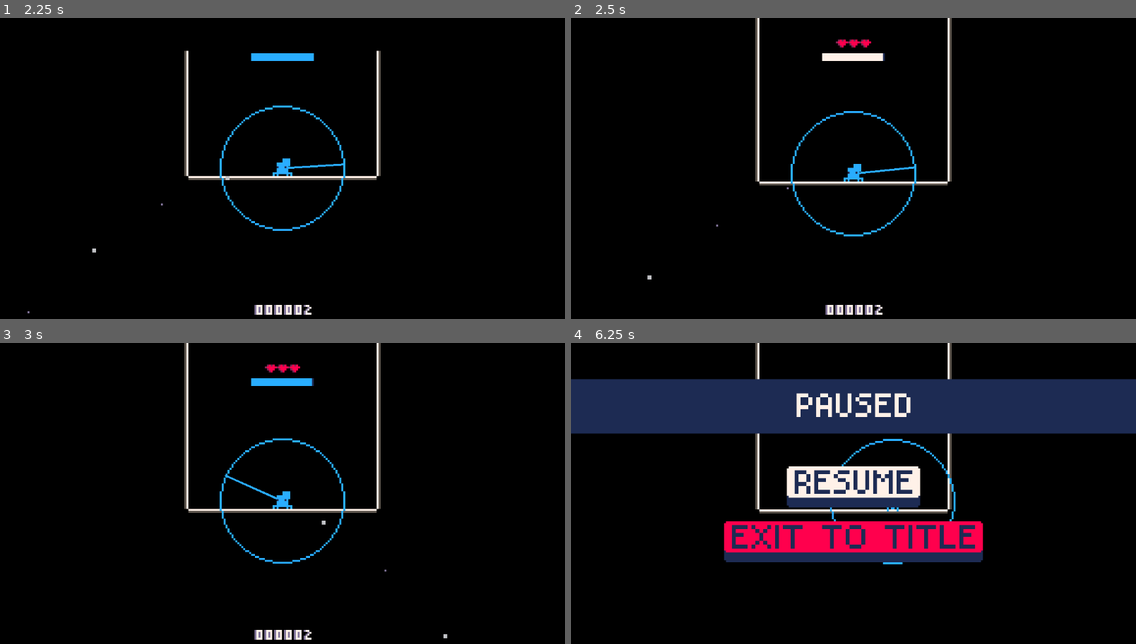
Above: before the commit, frames 1-4 (two rows, left to right).
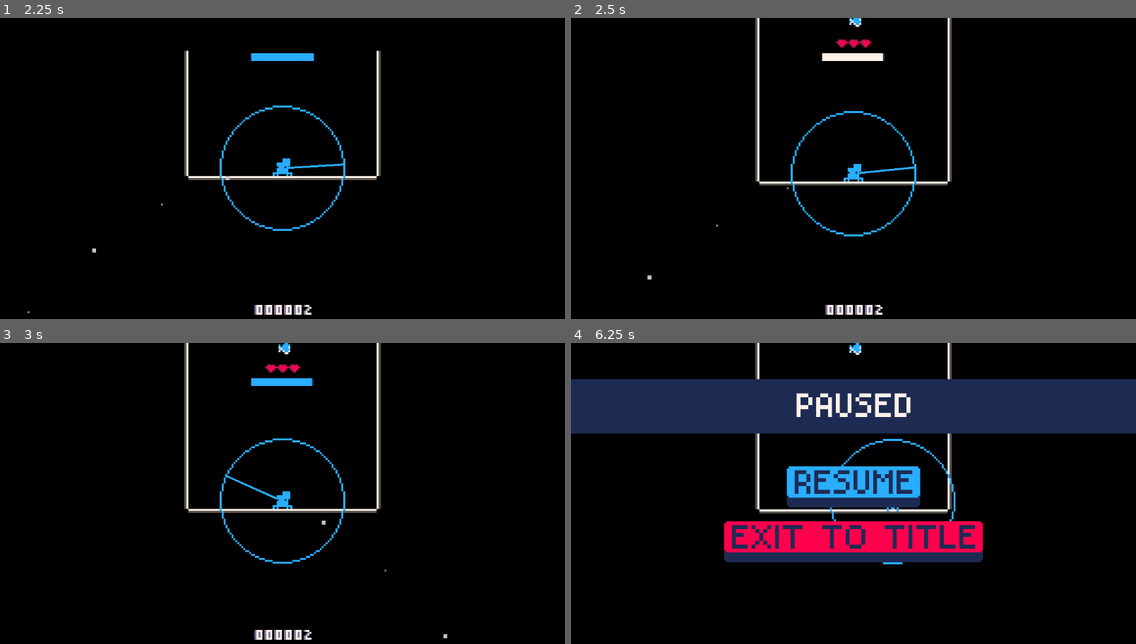
Above: after the commit, the same moments.

Repository: Flamenccio/spider-jump
Game: Godot game, scene res://scenes/main_menu.tscn
The game is run twice, just before and just after one commit, with the same random seed, the same clock (stepped at 60 frames per second) and the same inputs. The engine's default icon, where the game draws it, is replaced by a stand-in: a white triangle on a blue panel in a dark square.
Inputs (mouse positions are in pixels of both pictures, inside the frame that each line leads up to):
- Up to frame 1 (2.25 s): click (282, 81) at 0.5 s; click (282, 204) at 1.25 s; tap Enter at 2 s; move the mouse to (406, 159) at 2.02 s; press the mouse at (406, 159) at 2.03 s; hold D (move_right) from 2.03 s (still down)
- Up to frame 2 (2.5 s): keep holding D (move_right)
- Up to frame 3 (3 s): release D (move_right) at 2.75 s; release the mouse at (406, 484) at 2.75 s; drag from (169, 517) to (282, 367) at 2.77 s
- Up to frame 4 (6.25 s): move the mouse to (910, 433) at 3.52 s; hold D (move_right) 3.53-4.25 s; tap Delete at 3.6 s; drag from (825, 565) to (887, 502) at 4.27 s; move the mouse to (1023, 550) at 5.02 s; hold A (move_left) 5.03-5.75 s; tap V at 5.1 s; tap P (pause) at 5.65 s; drag from (684, 454) to (893, 502) at 5.77 s

Frame 1 is identical in both runs. In frame 2, less than 0.1% of the frame differs, in the area x 49-52%, y 0-4%; in frame 3, less than 0.1%; in frame 4, 1.9%, in the area x 38-62%, y 0-52%.

Commit message:
add powerup hints hud

Diff:
--- a/project.godot
+++ b/project.godot
@@ -24,6 +24,7 @@
 PlayerStatsInterface="*res://scripts/player_stats_interface.gd"
 ItemIds="*res://scripts/item_ids.gd"
 GlobalFlashParticleSpawner="*res://scripts/flash_particle_spawner.gd"
+StringTableServer="*res://scripts/string_table_loader.gd"
 
 [display]
 
@@ -106,6 +107,11 @@
 ]
 }
 
+[internationalization]
+
+locale/translation_remaps={}
+locale/translations=PackedStringArray("res://resources/translations/en.tres")
+
 [layer_names]
 
 2d_physics/layer_1="player"
--- /dev/null
+++ b/resources/string_tables/powerup_hints.tres
@@ -0,0 +1,17 @@
+[gd_resource type="Resource" script_class="StringTable" load_steps=2 format=3 uid="uid://cmgi6gm7vlqbh"]
+
+[ext_resource type="Script" uid="uid://dletn8hm13rxb" path="res://scripts/string_table.gd" id="1_rqwg4"]
+
+[resource]
+resource_name = "powerup_hints"
+script = ExtResource("1_rqwg4")
+_table = Dictionary[String, String]({
+"hint.antibug": "Reversed gravity!",
+"hint.blinkfly": "Jump to your reticle!",
+"hint.bubblebee": "Mid-air jumps!",
+"hint.heavy_beetle": "Crawl fast and invulnerable!",
+"hint.hopperpop": "High jump!",
+"hint.hoverfly": "Point and fly!",
+"hint.super_grub": "Unlimited stamina!"
+})
+metadata/_custom_type_script = "uid://dletn8hm13rxb"
--- /dev/null
+++ b/resources/translations/en.tres
@@ -0,0 +1,3 @@
+[gd_resource type="Translation" format=3 uid="uid://co3mrlc4pkjlv"]
+
+[resource]
--- a/scenes/game.tscn
+++ b/scenes/game.tscn
@@ -27,9 +27,15 @@
 [ext_resource type="Texture2D" uid="uid://c0xc1146gnb15" path="res://sprites/heart_shatter_particles-Sheet.png" id="21_37s47"]
 [ext_resource type="PackedScene" uid="uid://dind7ho1brwrn" path="res://scenes/pause_screen.tscn" id="21_qouja"]
 [ext_resource type="Script" uid="uid://y5qohu2l48v3" path="res://scripts/player_stats_saver.gd" id="22_37s47"]
+[ext_resource type="PackedScene" uid="uid://c22pgr73hau3t" path="res://scenes/powerup_hint.tscn" id="22_qouja"]
 [ext_resource type="PackedScene" uid="uid://bbd2meqorrjoe" path="res://scenes/high_score_line.tscn" id="23_bt5mj"]
 [ext_resource type="Texture2D" uid="uid://bn75rko42o47k" path="res://sprites/blinkfly_reticle-Sheet.png" id="29_suyxu"]
 [ext_resource type="Script" uid="uid://c10ujhyqm6myp" path="res://scripts/player/blinkfly_reticle.gd" id="30_sgl2t"]
+[ext_resource type="Script" uid="uid://17d65kmluvtj" path="res://scripts/player_hints.gd" id="32_wljb1"]
+[ext_resource type="PackedScene" uid="uid://c86i2lk66j4dv" path="res://scenes/level_objects/generic_item.tscn" id="33_twgab"]
+[ext_resource type="Resource" uid="uid://duiadsgrbxyya" path="res://resources/powerups/bubblebee.tres" id="34_twgab"]
+[ext_resource type="Texture2D" uid="uid://bquahomw7iykq" path="res://sprites/powerups.png" id="35_nepv3"]
+[ext_resource type="Shape2D" uid="uid://xea35tgp3ulm" path="res://resources/default_item_hitbox.tres" id="36_7025r"]
 
 [sub_resource type="RectangleShape2D" id="RectangleShape2D_eow3j"]
 size = Vector2(256, 16)
@@ -80,6 +86,10 @@
 "speed": 12.0
 }]
 
+[sub_resource type="AtlasTexture" id="AtlasTexture_ih772"]
+atlas = ExtResource("35_nepv3")
+region = Rect2(16, 0, 8, 8)
+
 [node name="Game" type="Node2D"]
 process_mode = 3
 script = ExtResource("1_264po")
@@ -169,6 +179,8 @@
 visible = false
 
 [node name="TransitionWipe" parent="UI" instance=ExtResource("20_sgl2t")]
+
+[node name="PowerupHint" parent="UI" instance=ExtResource("22_qouja")]
 
 [node name="PlayerStats" type="Node" parent="."]
 process_mode = 1
@@ -219,6 +231,22 @@
 frame_progress = 0.442083
 script = ExtResource("30_sgl2t")
 
+[node name="PlayerHints" type="Node" parent="."]
+script = ExtResource("32_wljb1")
+
+[node name="Bubblebee" parent="." instance=ExtResource("33_twgab")]
+position = Vector2(1, -90)
+_debug_item = ExtResource("34_twgab")
+_item_id = "bubblebee"
+
+[node name="@Sprite2D@31248" type="Sprite2D" parent="Bubblebee"]
+z_index = 10
+texture = SubResource("AtlasTexture_ih772")
+
+[node name="@CollisionShape2D@31249" type="CollisionShape2D" parent="Bubblebee"]
+shape = ExtResource("36_7025r")
+
+[connection signal="game_exited" from="." to="UI/PauseScreen" method="_on_pause_screen_disabled" flags=3]
 [connection signal="game_exited" from="." to="UI/TransitionWipe" method="play_enter_animation"]
 [connection signal="levelled_up" from="." to="LevelSpawner" method="_on_level_up"]
 [connection signal="on_game_over" from="." to="UI/DeathScreen" method="show" flags=3]
@@ -266,3 +294,4 @@
 [connection signal="high_score_displayed" from="PlayerStatsSaver" to="UI/DeathScreen" method="_update_high_score"]
 [connection signal="high_score_updated" from="PlayerStatsSaver" to="UI/DeathScreen" method="_new_high_score_reached" unbinds=1]
 [connection signal="ready" from="PlayerStatsSaver" to="HighScoreLine" method="_on_stats_saver_ready"]
+[connection signal="give_hint" from="PlayerHints" to="UI/PowerupHint" method="display_text"]
--- /dev/null
+++ b/scenes/powerup_hint.tscn
@@ -0,0 +1,44 @@
+[gd_scene load_steps=6 format=3 uid="uid://c22pgr73hau3t"]
+
+[ext_resource type="Script" uid="uid://h8yloqb81e1j" path="res://scripts/ui/powerup_hint.gd" id="1_bqea1"]
+[ext_resource type="FontFile" uid="uid://m2gxs3lik11m" path="res://fonts/Tiny5-Regular.ttf" id="1_vwibk"]
+[ext_resource type="Shader" uid="uid://clcm2wi8h23t" path="res://shaders/color_oscillator.gdshader" id="2_4trsu"]
+
+[sub_resource type="ShaderMaterial" id="ShaderMaterial_0svpu"]
+shader = ExtResource("2_4trsu")
+shader_parameter/oscillate_active = true
+shader_parameter/tint = Vector4(1, 0.5, 0.5, 0)
+shader_parameter/oscillate_speed = 4.0
+
+[sub_resource type="LabelSettings" id="LabelSettings_bqea1"]
+font = ExtResource("1_vwibk")
+font_size = 32
+
+[node name="PowerupHint" type="Control"]
+layout_mode = 3
+anchors_preset = 15
+anchor_right = 1.0
+anchor_bottom = 1.0
+grow_horizontal = 2
+grow_vertical = 2
+script = ExtResource("1_bqea1")
+
+[node name="Label" type="Label" parent="."]
+material = SubResource("ShaderMaterial_0svpu")
+layout_mode = 1
+anchors_preset = 7
+anchor_left = 0.5
+anchor_top = 1.0
+anchor_right = 0.5
+anchor_bottom = 1.0
+offset_left = -471.5
+offset_top = -132.0
+offset_right = 471.5
+offset_bottom = -87.0
+grow_horizontal = 2
+grow_vertical = 0
+label_settings = SubResource("LabelSettings_bqea1")
+horizontal_alignment = 1
+vertical_alignment = 1
+
+[connection signal="text_requested" from="." to="Label" method="set_text" flags=3]
--- /dev/null
+++ b/scripts/player_hints.gd
@@ -0,0 +1,15 @@
+extends Node
+
+signal give_hint(hint: String)
+
+func _ready() -> void:
+    PlayerEventBus.powerup_started.connect(_on_powerup_started)
+    PlayerEventBus.powerup_ended.connect(_on_powerup_ended)
+
+
+func _on_powerup_started(powerup: String) -> void:
+    give_hint.emit(StringTableServer.get_string("powerup_hints", "hint." + powerup))
+
+
+func _on_powerup_ended(_powerup: String) -> void:
+    give_hint.emit("")
--- /dev/null
+++ b/scripts/string_table.gd
@@ -0,0 +1,10 @@
+class_name StringTable
+extends Resource
+
+var table: Dictionary[String, String]:
+    get:
+        return _table
+    set(value):
+        return
+
+@export var _table: Dictionary[String, String]
--- /dev/null
+++ b/scripts/string_table_loader.gd
@@ -0,0 +1,29 @@
+class_name StringTableLoader
+extends Node
+
+const _STRING_TABLE_DIRECTORY = "res://resources/string_tables/"
+const _ERROR_STRING_NO_TABLE = "NO TABLE"
+const _ERROR_STRING_NO_TRANSLATION = "NO TRANSLATION"
+
+var _table_dict: Dictionary[String, StringTable]
+
+func _ready() -> void:
+
+	# Load string tables from directory
+	var resource_loader = ResourceBatchLoader.new()
+	resource_loader.resource_type = ResourceBatchLoader.ResourceType.TEXT_GENERIC
+	var r := resource_loader.fetch_resources_from_path(_STRING_TABLE_DIRECTORY, true)
+
+	for res in r:
+		if res is StringTable:
+			var st = res as StringTable
+			_table_dict[st.resource_name] = st
+
+
+func get_string(string_table_id: String, string_key: String) -> String:
+	if not _table_dict.keys().has(string_table_id):
+		return _ERROR_STRING_NO_TABLE
+	var table := _table_dict[string_table_id] as StringTable
+	if not table.table.keys().has(string_key):
+		return _ERROR_STRING_NO_TRANSLATION
+	return table.table[string_key]
--- /dev/null
+++ b/scripts/ui/powerup_hint.gd
@@ -0,0 +1,25 @@
+extends Control
+## Displays text at the bottom of the screen, intended to be a hint
+## for powerup usage.
+
+signal text_requested(txt: String)
+
+var _text_timer := Timer.new()
+
+func _ready() -> void:
+    _text_timer.one_shot = true
+    _text_timer.autostart = false
+    _text_timer.timeout.connect(clear_text)
+    add_child(_text_timer)
+
+
+## Display text on the hint label. If `timeout > 0`, the text clears after
+## `timeout` seconds. Otherwise, the text stays indefinitely.
+func display_text(txt: String, timeout: float = 0.0) -> void:
+    text_requested.emit(txt)
+    if timeout > 0:
+        _text_timer.start(timeout)
+
+
+func clear_text() -> void:
+    text_requested.emit("")
Binary file added: fonts/Tiny5-Regular.ttf
Not shown, added: fonts/Tiny5-Regular.ttf.import
Not shown: 1 places in scenes/game.tscn that only renumber resources
Not shown, added: scripts/player_hints.gd.uid
Not shown, added: scripts/string_table.gd.uid
Not shown, added: scripts/string_table_loader.gd.uid
Not shown, added: scripts/ui/powerup_hint.gd.uid
